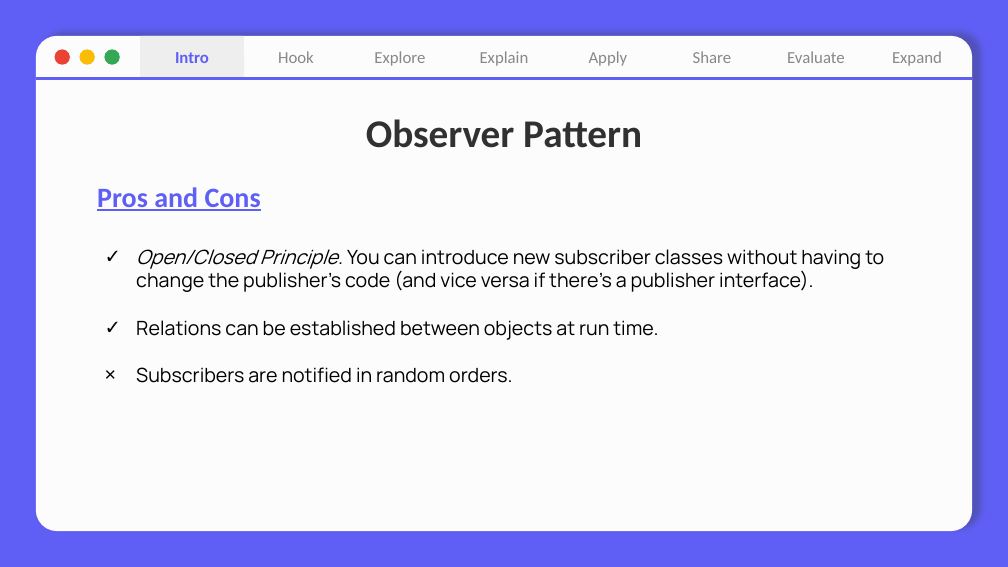
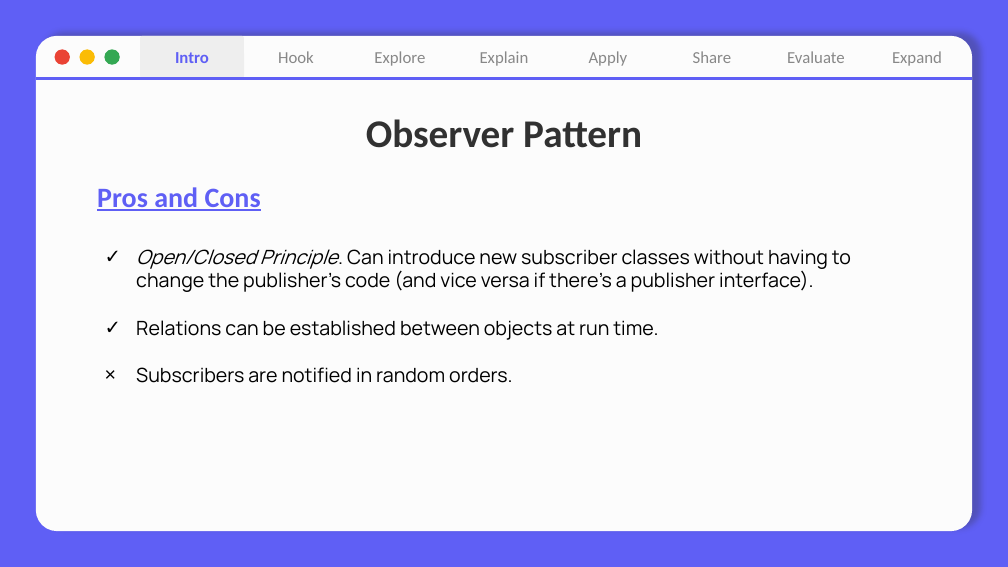
Before and after one commit to nhuhuynh1508/Design-Patterns, a slide deck: slide 6 of Observer Pattern/Observer Pattern.pptx. Drawn at 1008x567 pixels with LibreOffice and Linux fonts; fonts in the diff are those of the drawing. Boxes give left, top, right and bottom in pixels: in the first picture for what was removed or moved away, otherwise in the second. Text is boxed around its words. In the diff, an @@ line names an element or a change of style, - is before the commit and + after.

```diff
--- a/Observer Pattern/Observer Pattern.pptx
+++ b/Observer Pattern/Observer Pattern.pptx
@@ text at (136, 249, 851, 292): text changed @@
-✓ Open/Closed Principle. You can introduce new subscriber classes without having to change the publisher’s code (and vice versa if there’s a publisher interface).
+✓ Open/Closed Principle. Can introduce new subscriber classes without having to change the publisher’s code (and vice versa if there’s a publisher interface).
```
Also in this commit, not shown: 4 other slides changed, 6 slides removed, 6 other files.
